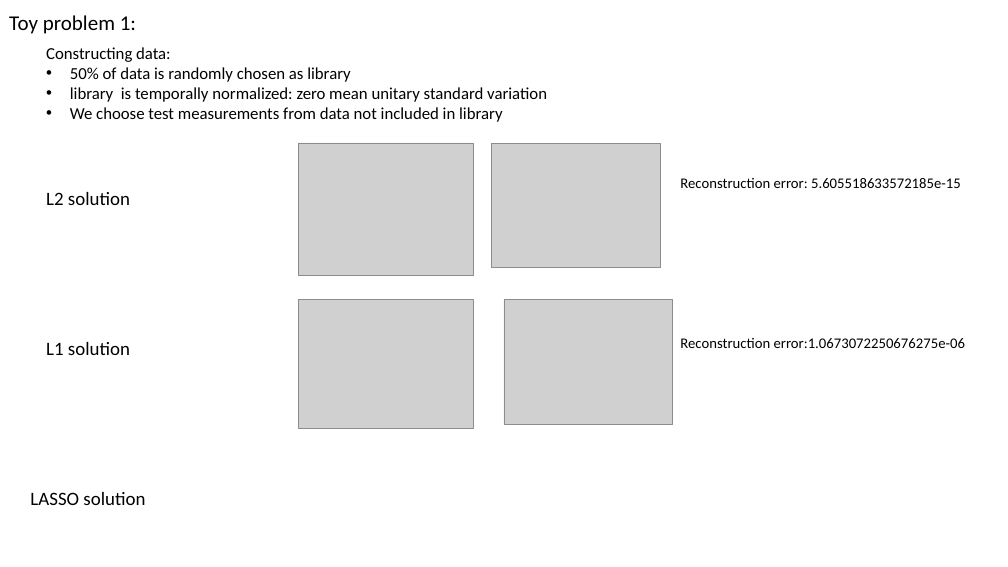
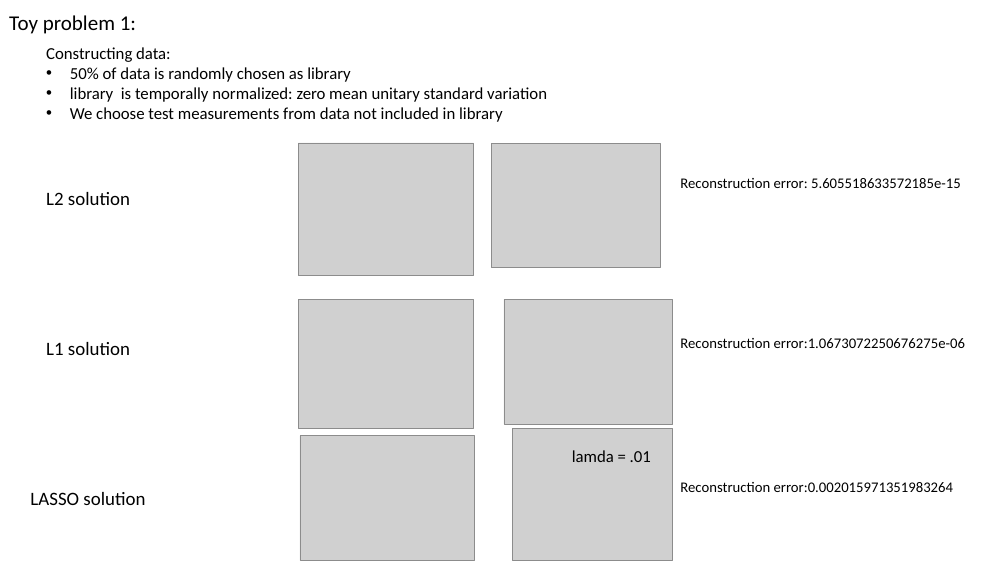
Before and after one commit to bbny-90/project_sparse_modeling_course_2020, a slide deck: slide 5 of preject.pptx. Drawn at 1008x567 pixels with LibreOffice and Linux fonts; fonts in the diff are those of the drawing; grey boxes stand for pictures. Boxes give left, top, right and bottom in pixels: in the first picture for what was removed or moved away, otherwise in the second. Text is boxed around its words. In the diff, an @@ line names an element or a change of style, - is before the commit and + after.

Commit message:
updated ppt and tex

```diff
--- a/preject.pptx
+++ b/preject.pptx
@@ picture added at (300, 436, 475, 560) @@
@@ picture added at (513, 428, 673, 560) @@
@@ text added at (572, 450, 651, 462), 16 pt, text #000000 @@
+lamda = .01
@@ text added at (680, 482, 954, 492), 14 pt, text #000000 @@
+Reconstruction error:0.002015971351983264
```
Also in this commit, not shown: 3 slides added, 1 slide removed, 22 other files.
